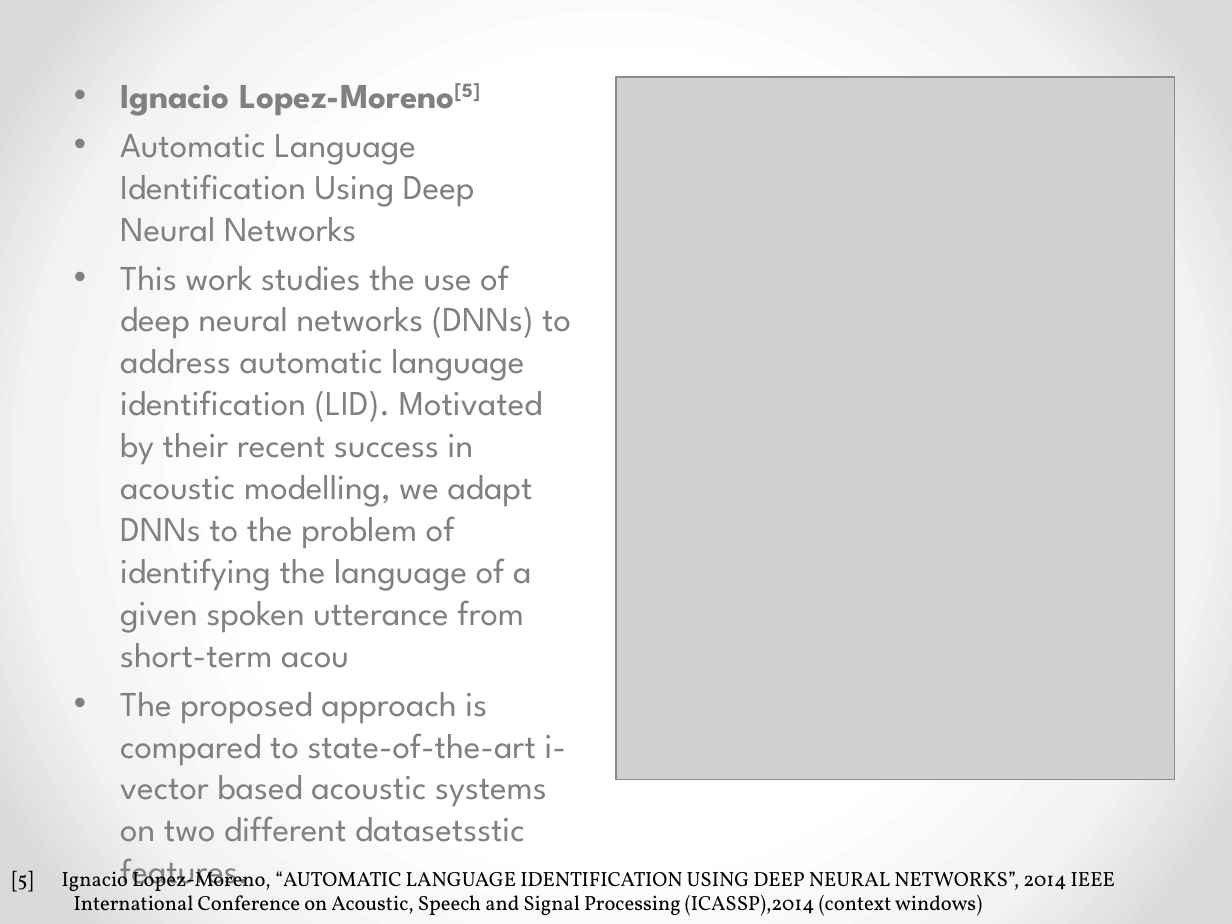
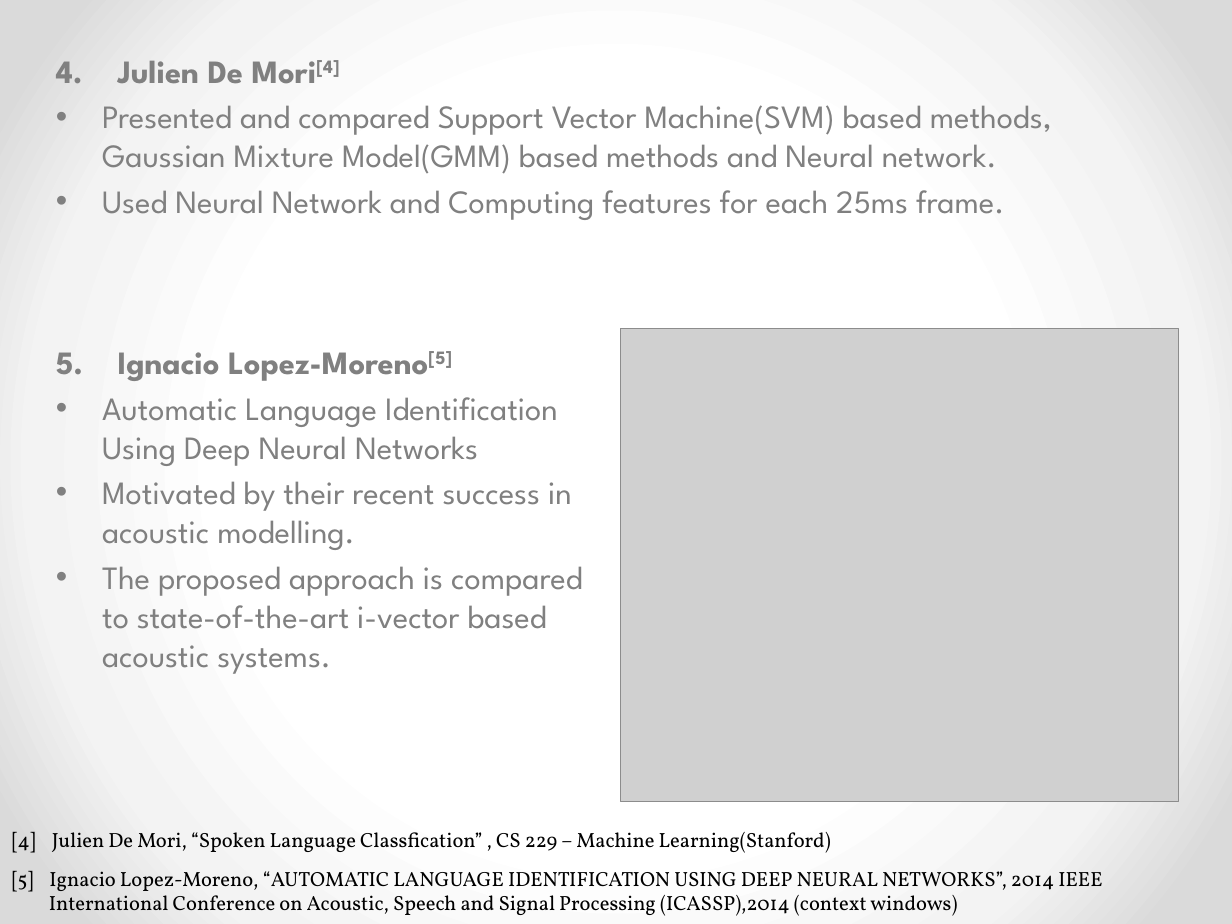
Before and after one commit to AudioExtractors/LanguageDetection, a slide deck: slide 7 of Docs/Presentation.pptx (slide 8 before the commit). Drawn at 1232x924 pixels with LibreOffice and Linux fonts; fonts in the diff are those of the drawing; grey boxes stand for pictures. Boxes give left, top, right and bottom in pixels: in the first picture for what was removed or moved away, otherwise in the second. Text is boxed around its words. In the diff, an @@ line names an element or a change of style, - is before the commit and + after.

Commit message:
Final ppt

```diff
--- a/Docs/Presentation.pptx
+++ b/Docs/Presentation.pptx
@@ text added at (102,60,1052,220), 19 pt, text #808080 @@
+4. Julien De Mori[4]
+• Presented and compared Support Vector Machine(SVM) based methods, Gaussian Mixture Model(GMM) based methods and Neural network.
+• Used Neural Network and Computing features for each 25ms frame.
@@ picture: place and size @@
-picture at (616,76,1174,779)
+picture at (621,329,1179,802)
@@ text "Ignacio Lopez-Moreno[5]": place and size @@
-text "Ignacio Lopez-Moreno[5]" at (120,83,571,842)
+text "Ignacio Lopez-Moreno[5]" at (102,351,582,674)
@@ text at (102,351,558,466): size 20.4 to 19 pt in "Ignacio Lopez-Moreno[5]", "Automatic Language Identification Using Deep Neural Networks"; bullet • to 1. @@
@@ text at (102,481,582,674): text changed; size 20.4 to 19 pt @@
-• This work studies the use of deep neural networks (DNNs) to address automatic language identification (LID). Motivated by their recent success in acoustic modelling, we adapt DNNs to the problem of identifying the language of a given spoken utterance from short-term acou
-• The proposed approach is compared to state-of-the-art i-vector based acoustic systems on two different datasetsstic features.
+• Motivated by their recent success in acoustic modelling.
+• The proposed approach is compared to state-of-the-art i-vector based acoustic systems.
@@ text added at (12,831,831,853), 12 pt, text #000000 @@
+[4] Julien De Mori, “Spoken Language Classfication” , CS 229 – Machine Learning(Stanford)
@@ text at (49,895,957,916): list level 2 to 1 in "International Conference on Acoustic, Speech ..." @@
```
Also in this commit, not shown: 1 slide removed.
